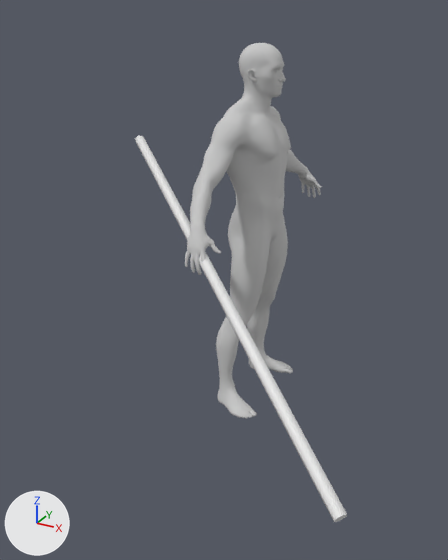
The FBX model Character/Animation/ZWM/Attack/Weapon_8/Weapon_8_Skill_0/RootAnim_Weapon_8_Skill_0_0.FBX, before and after one commit.
Both versions are drawn from a 50 mm camera at (1.26, -2.66, 1.95) aimed at (0.0, -0.37, 0.8). The axes (+X, +Y, +Z) are drawn at lower left. The lights are the same throughout. Where no turn or scale is listed for an object, it has been applied to the vertices.

In view in the first picture: 'Cylinder002', 'Male_Body', 'Male_Foot', 'Male_Hand', 'Male_Head', 'Male_Leg'.
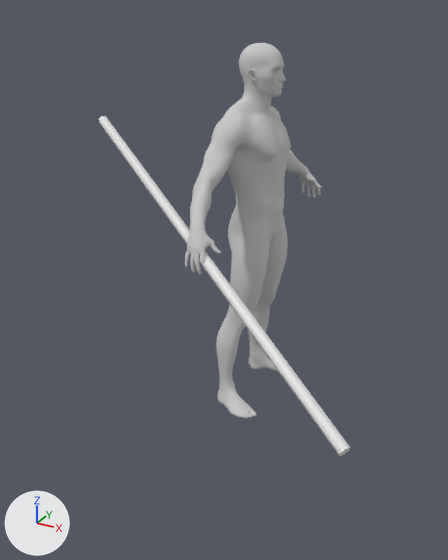
ob_point_take_r is not drawn itself; it is the parent of ob_cylinder002.

Boxes (x1, y1, x2, y2) around the edits, measured in the pictures (448 x 560 px):
'Cylinder002', moved, turned
    before: (135, 135, 347, 522)
    after: (98, 116, 350, 456)

The change, as a list of edits to the scene's bpy script:
```text
Change ob_point_take_r:
    ob_point_take_r.rotation_euler: (-0.634, 0.0792, -0.209) -> (-0.704, 0.426, -0.484)  # degrees (-36, 4.5, -12) -> degrees (-40, 24, -28)
Change ob_cylinder002:
    ob_cylinder002.rotation_euler: (-0.0583, 0.521, -0.117) -> (0.0, 0.0, 0.0)  # degrees (-3.3, 30, -6.7) -> degrees (0, 0, 0)
    ob_cylinder002.location: (15.83, -1.649, -9.074) -> (0.0, 0.0, 0.0)
```
